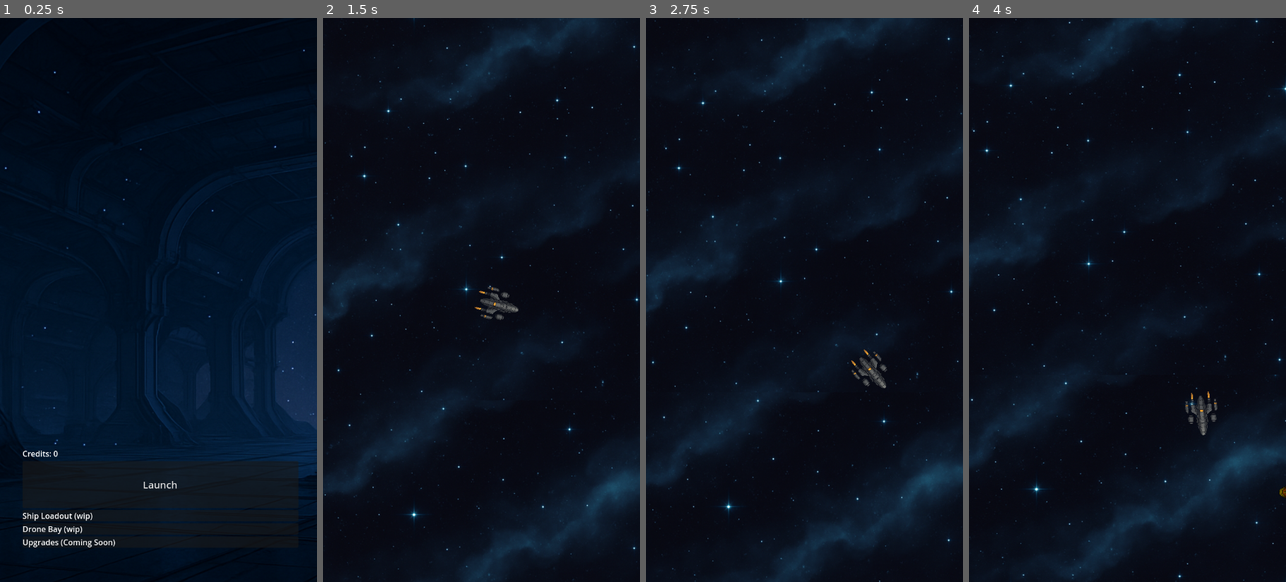
Above: before the commit, frames 1-4 (left to right).
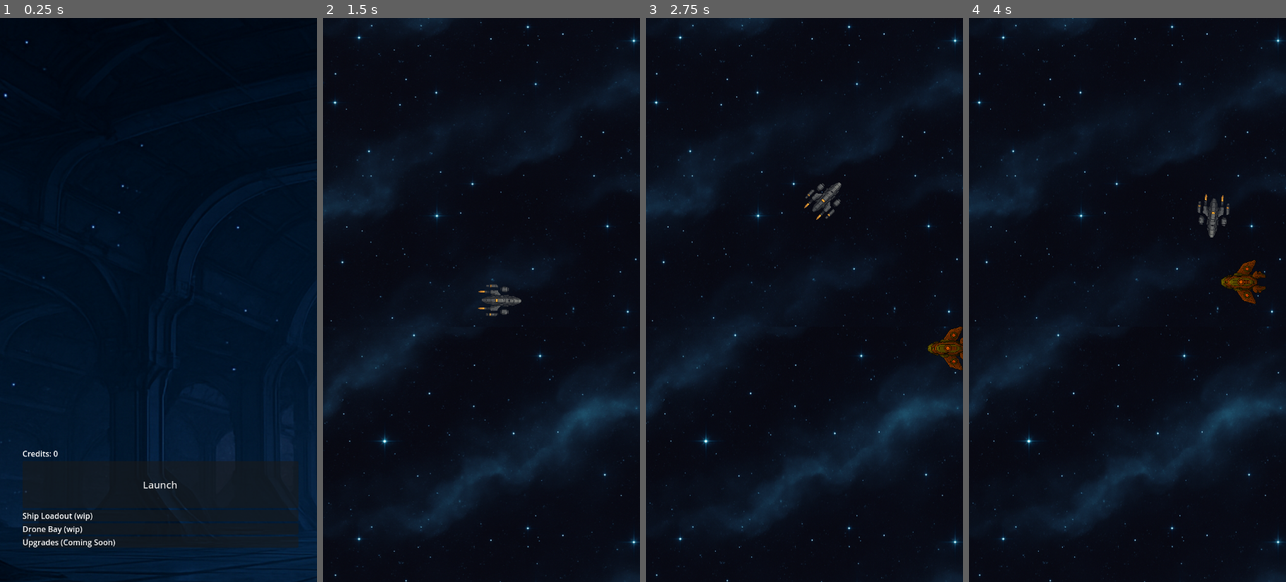
Above: after the commit, the same moments.

Repository: samjhill/echo-sector
Game: Godot game, scene res://hangar.tscn
The game is run twice, just before and just after one commit, with the same random seed, the same clock (stepped at 60 frames per second) and the same inputs.
Inputs (mouse positions are in pixels of both pictures, inside the frame that each line leads up to):
- Up to frame 1 (0.25 s): no input
- Up to frame 2 (1.5 s): click "Launch" at 0.5 s; tap Enter at 1.25 s; move the mouse to (551, 271) at 1.27 s; hold Right (ui_right) from 1.28 s (still down); click (551, 271) at 1.42 s
- Up to frame 3 (2.75 s): move the mouse to (741, 328) at 2.02 s; release Right (ui_right) at 2.03 s; hold Down (ui_down) from 2.03 s (still down)
- Up to frame 4 (4 s): move the mouse to (1159, 175) at 2.77 s; release Down (ui_down) at 2.78 s; hold Right (ui_right) 2.78-3.53 s; move the mouse to (1111, 412) at 3.52 s; hold Up (ui_up) from 3.53 s (still down); click (1111, 412) at 3.67 s

The runs differ from the first frame. In frame 1, 6.3% of the frame differs, in the area x 0-100%, y 3-100%; in frame 2, 18%; in frame 3, 19%, in the area x 0-100%, y 0-100%; in frame 4, 15%.

Commit message:
larger hangar image; start player position lower so it does not bump off the top

Diff:
--- a/hangar.tscn
+++ b/hangar.tscn
@@ -56,9 +56,9 @@
 
 [node name="TextureRect" type="TextureRect" parent="."]
 layout_mode = 0
-offset_left = -252.0
-offset_top = -20.0
-offset_right = 935.0
-offset_bottom = 1167.0
+offset_left = -433.0
+offset_top = -126.0
+offset_right = 1157.0
+offset_bottom = 1464.0
 mouse_filter = 2
 texture = ExtResource("2_fpkqt")
--- a/node_2d.tscn
+++ b/node_2d.tscn
@@ -14,6 +14,7 @@
 enemy_scene = ExtResource("2_epypp")
 
 [node name="Player" parent="." instance=ExtResource("3_0hol4")]
+position = Vector2(200, 500)
 collision_layer = 2
 collision_mask = 2
 projectile_scene = ExtResource("4_0hol4")
Not shown, changed: index.html
Not shown, changed: index.pck
